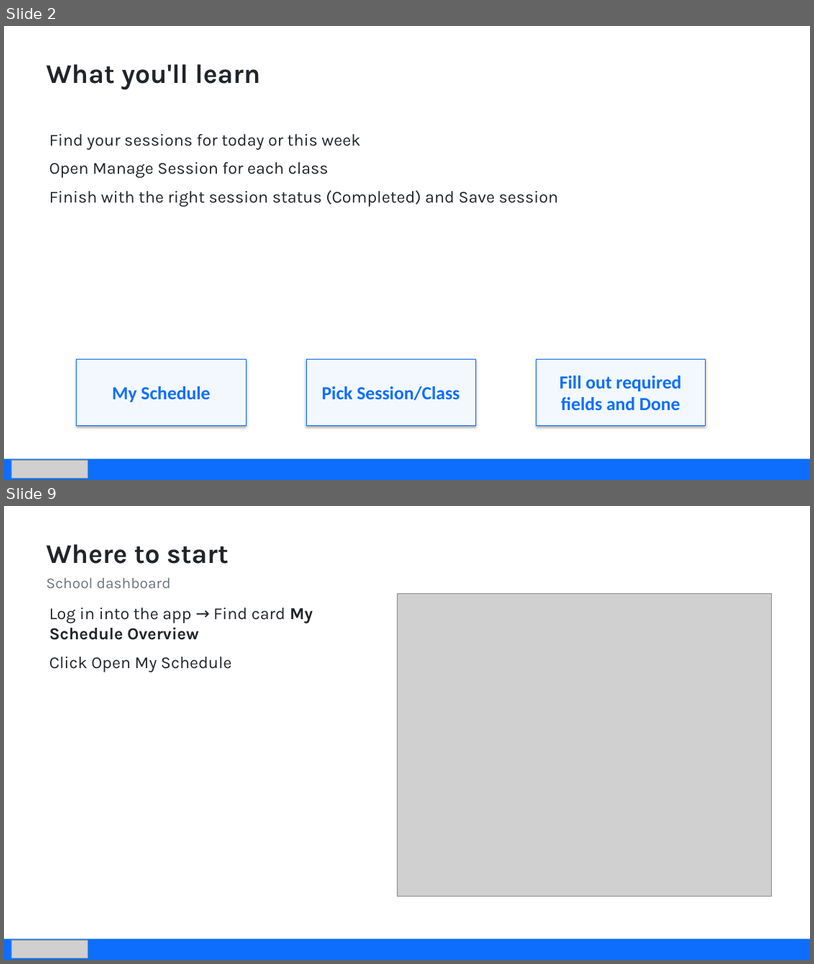
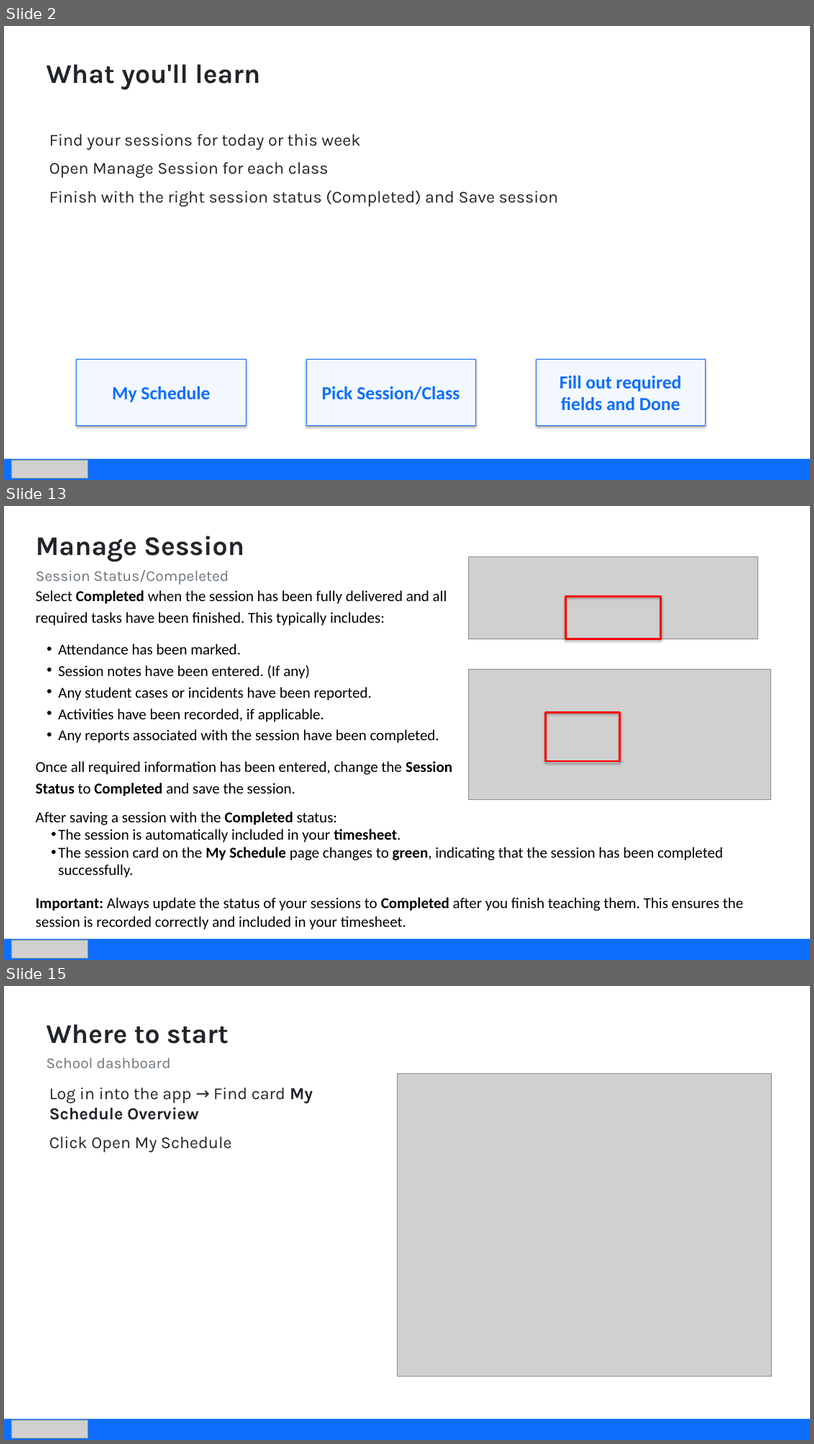
Before and after one commit to amin83p/Website-Core-Package, a slide deck: docs/training/teacher-daily-app/Teacher-Daily-App-Training.pptx. Shown one above the other, each under a label of ours: slides 2 and 9 before the commit, slides 2, 13 and 15 after it; the slides between them are not shown. The pictures are 814x964 and 814x1444 pixels, drawn with LibreOffice and Linux fonts; fonts in the diff are those of the drawing; grey boxes stand for pictures. Boxes give left, top, right and bottom in pixels: in the first picture for what was removed or moved away, otherwise in the second. Text is boxed around its words. In the diff, an @@ line names an element or a change of style, - is before the commit and + after.

```diff
--- a/docs/training/teacher-daily-app/Teacher-Daily-App-Training.pptx
+++ b/docs/training/teacher-daily-app/Teacher-Daily-App-Training.pptx
@@ slide 13 added at [4,506,810,960], background #FFFFFF @@
@@ text added at [36,536,244,584], 18 pt, text #6C757D @@
+Manage Session
+Session Status/Compeleted
@@ picture added at [469,557,759,638] @@
@@ text added at [36,590,453,796], 18 pt, text #000000 @@
+Select Completed when the session has been fully delivered and all required tasks have been finished. This typically includes:
+• Attendance has been marked.
+• Session notes have been entered. (If any)
+• Any student cases or incidents have been reported.
+• Activities have been recorded, if applicable.
+• Any reports associated with the session have been completed.
+Once all required information has been entered, change the Session Status to Completed and save the session.
@@ rectangle added at [566,596,661,639], outline #FF0000 2.25 pt @@
@@ picture added at [469,669,772,800] @@
@@ rectangle added at [546,713,620,761], outline #FF0000 2.25 pt @@
@@ text added at [36,811,743,929], 18 pt, text #000000 @@
+After saving a session with the Completed status:
+• The session is automatically included in your timesheet.
+• The session card on the My Schedule page changes to green, indicating that the session has been completed successfully.
+Important: Always update the status of your sessions to Completed after you finish teaching them. This ensures the session is recorded correctly and included in your timesheet.
@@ rectangle added at [4,939,810,960], fill #0D6EFD @@
@@ picture added at [11,939,88,958] @@
@@ what was slide 9 is now slide 15 @@
```
Also in this commit, not shown: 6 slides changed, 5 other slides added.
